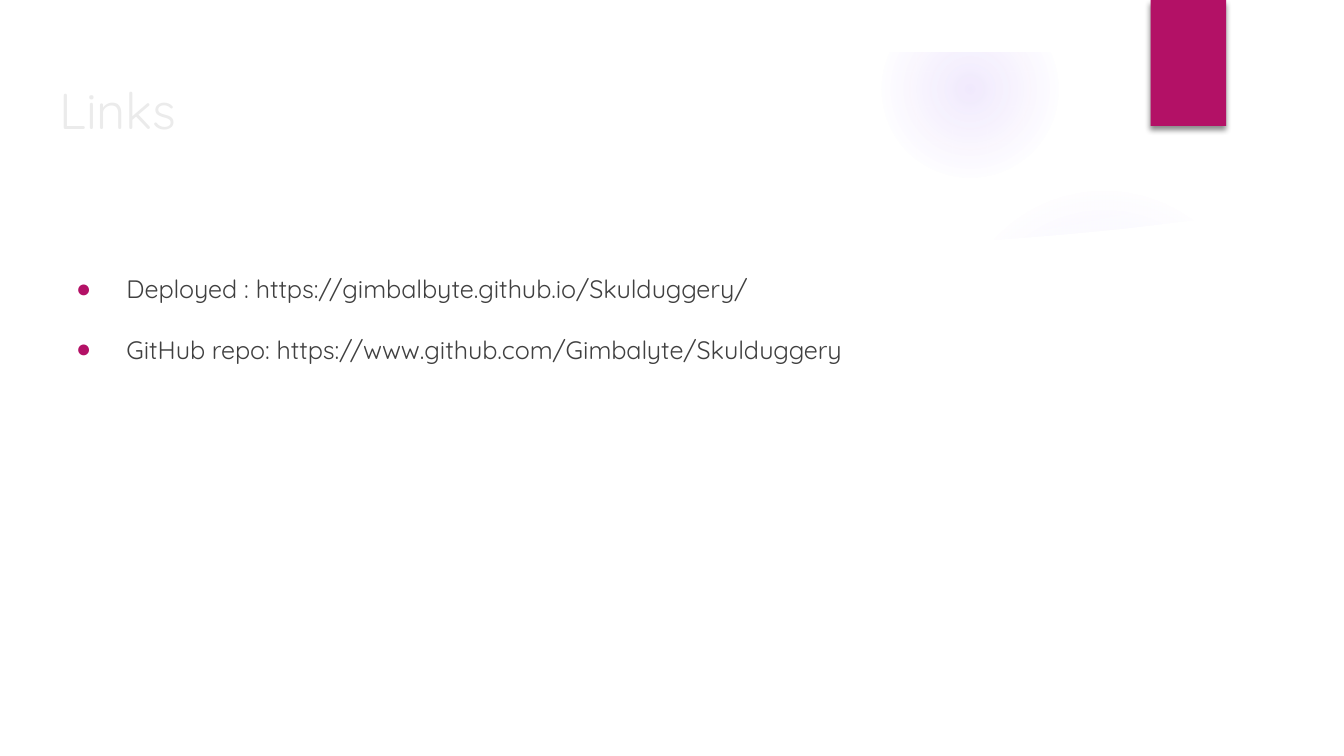
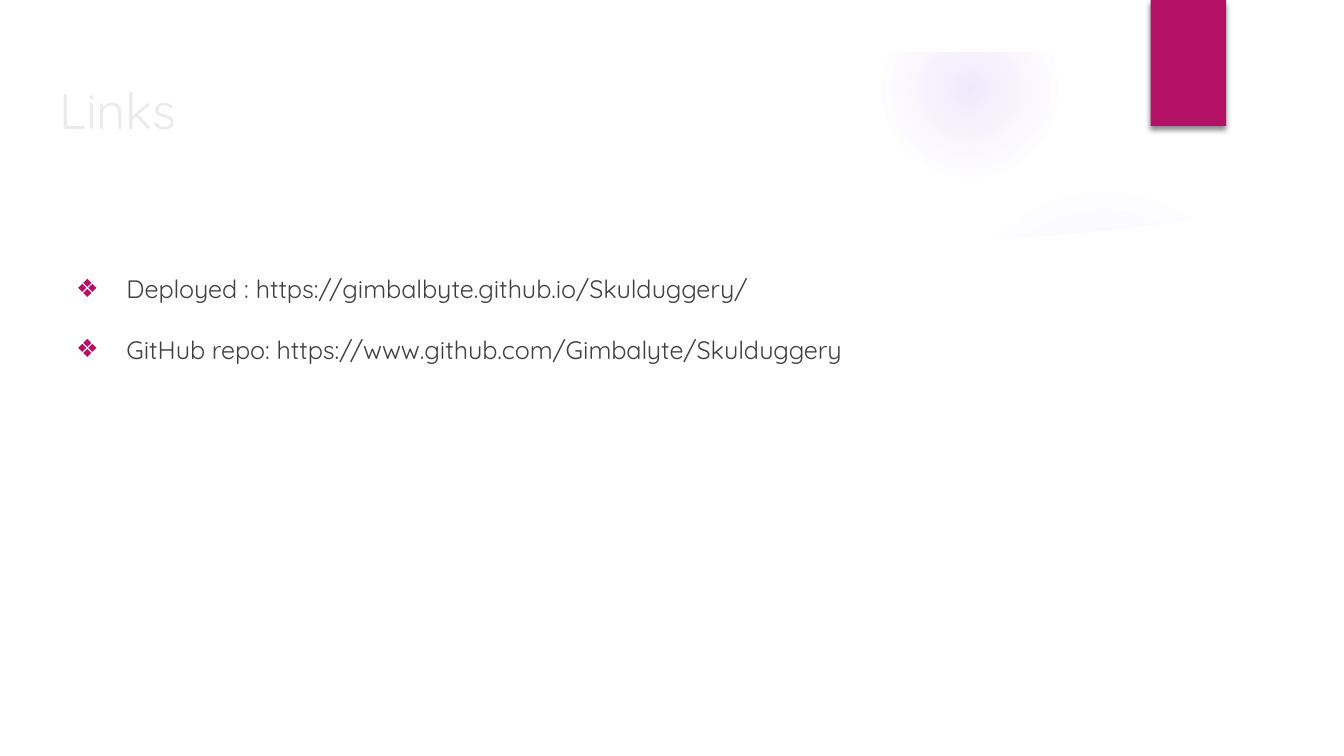
Before and after one commit to MiernickiElijah/Skulduggery, a slide deck: slide 7 of assets/Skulduggery.pptx. Drawn at 1344x756 pixels with LibreOffice and Linux fonts; fonts in the diff are those of the drawing; background and template pictures are left out. Boxes give left, top, right and bottom in pixels: in the first picture for what was removed or moved away, otherwise in the second. Text is boxed around its words. In the diff, an @@ line names an element or a change of style, - is before the commit and + after.

```diff
--- a/assets/Skulduggery.pptx
+++ b/assets/Skulduggery.pptx
@@ text "Deployed : https://gimbalbyte.github.io/Skulduggery/" at (x1=126, y1=278, x2=842, y2=364): bullet ● to ❖ @@
```
Also in this commit, not shown: 3 other slides changed.
